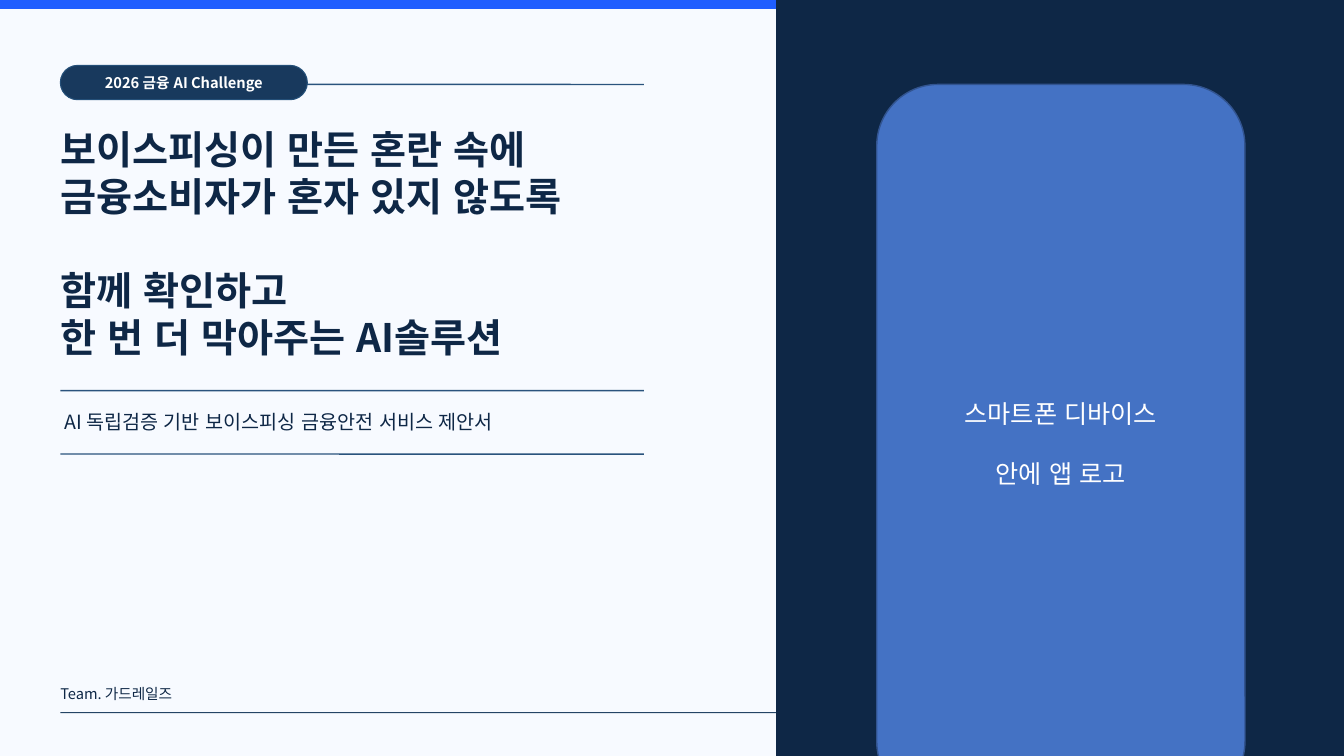
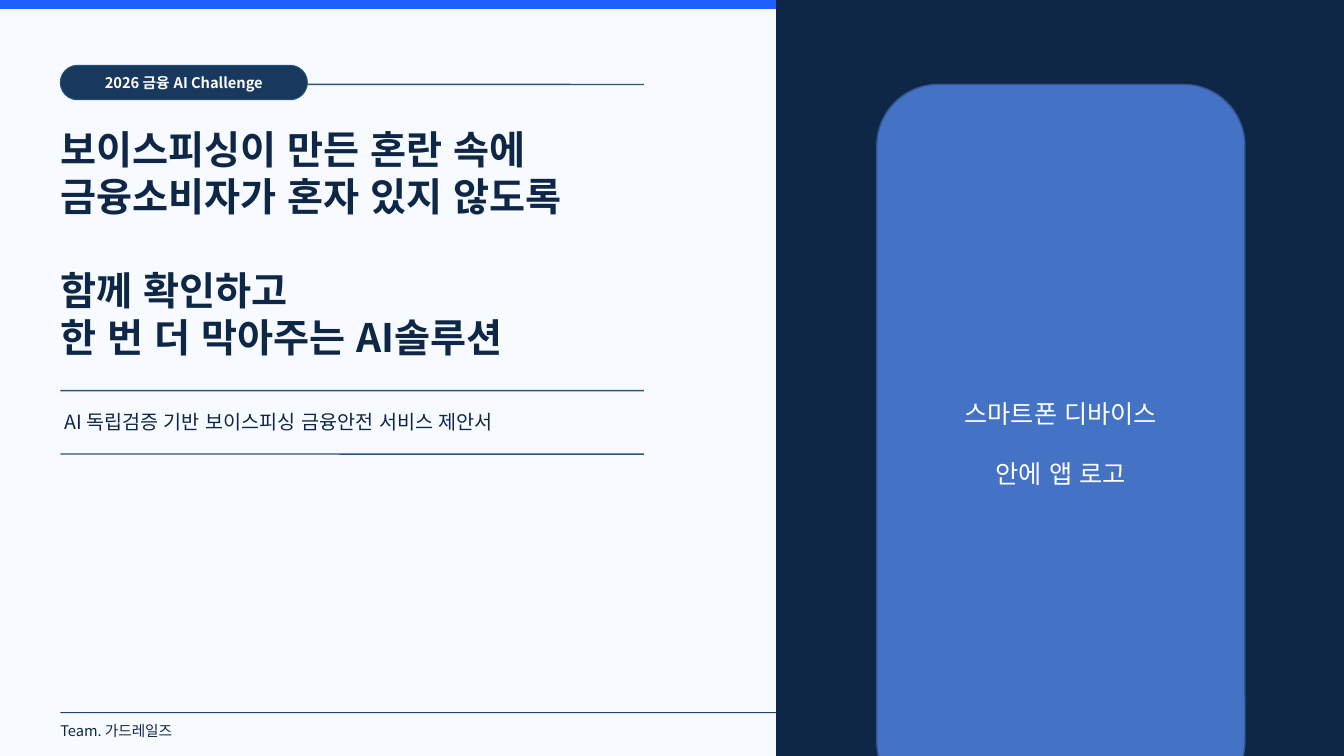
Before and after one commit to hamhj7694/AIXTeamProject2, a slide deck: slide 1 of 01_docs/01_proposal/01.frow/03_제안서 본작성.pptx. Drawn at 1344x756 pixels with LibreOffice and Linux fonts; fonts in the diff are those of the drawing. Boxes give left, top, right and bottom in pixels: in the first picture for what was removed or moved away, otherwise in the second. Text is boxed around its words. In the diff, an @@ line names an element or a change of style, - is before the commit and + after.

```diff
--- a/01_docs/01_proposal/01.frow/03_제안서 본작성.pptx
+++ b/01_docs/01_proposal/01.frow/03_제안서 본작성.pptx
@@ text "Team. 가드레일즈": place and size @@
-text "Team. 가드레일즈" at bbox=[60, 687, 172, 700]
+text "Team. 가드레일즈" at bbox=[60, 724, 172, 737]
```
Also in this commit, not shown: 4 other slides changed, 2 slides added, 3 slides removed, 2 other files.
